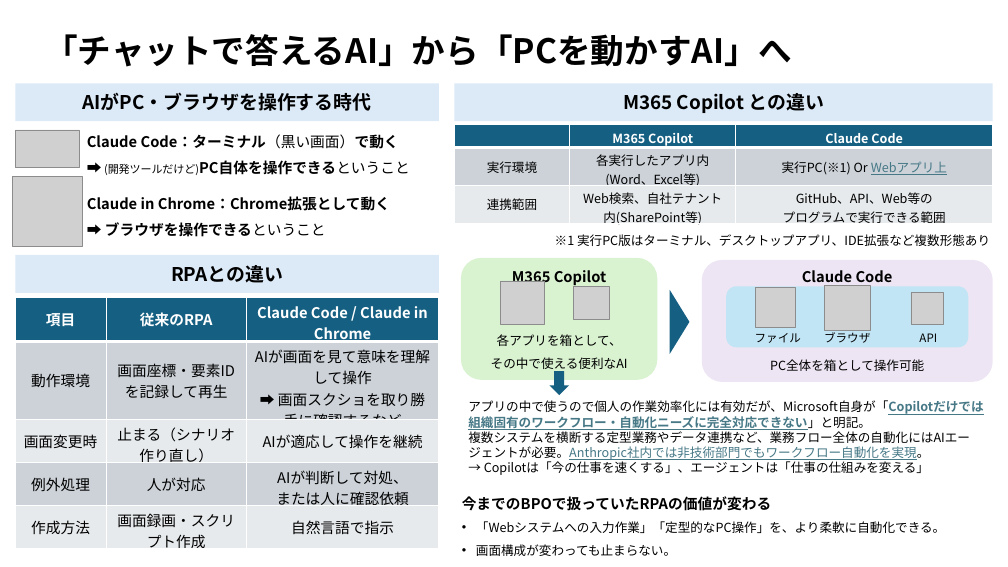
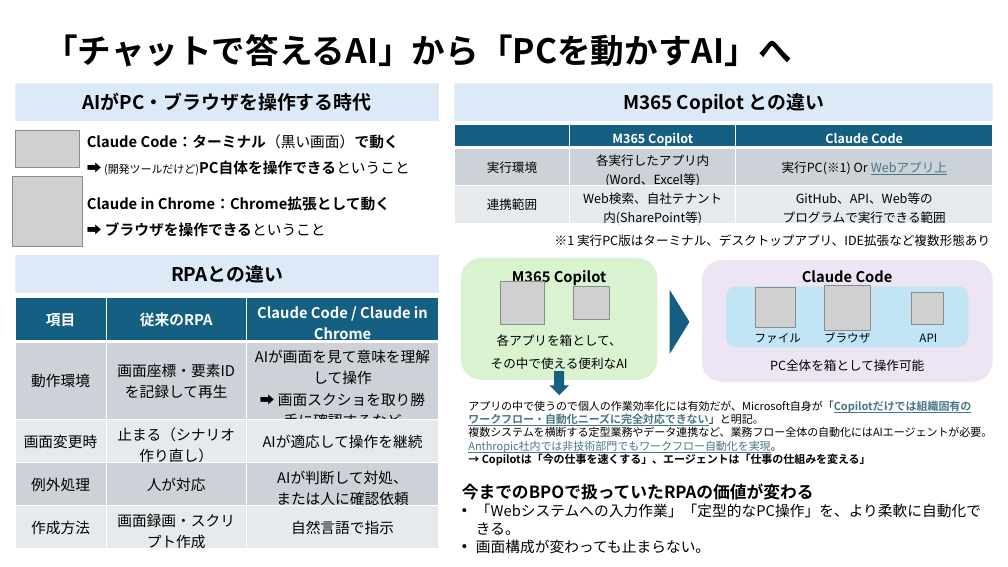
Before and after one commit to haits812/skills, a slide deck: slide 2 of プレゼンテーション1.pptx. Drawn at 1008x567 pixels with LibreOffice and Linux fonts; fonts in the diff are those of the drawing; grey boxes stand for pictures. Boxes give left, top, right and bottom in pixels: in the first picture for what was removed or moved away, otherwise in the second. Text is boxed around its words. In the diff, an @@ line names an element or a change of style, - is before the commit and + after.

```diff
--- a/プレゼンテーション1.pptx
+++ b/プレゼンテーション1.pptx
@@ text "アプリの中で使うので個人の作業効率化には有効だが、Microsoft自身が「Copilotだけでは組織固有のワークフロー ..." at (468, 400, 992, 466): size 12 to 10.5 pt; bold on in "→ Copilotは「今の仕事を速くする」、エージェントは「仕事の仕組みを変える」" @@
@@ text "今までのBPOで扱っていたRPAの価値が変わる" at (462, 483, 981, 554): size 14 to 16 pt in "今までのBPOで扱っていたRPAの価値が変わる"; size 12 to 14 pt in "「Webシステムへの入力作業」「定型的なPC操作」を、より柔軟に自動化できる。", "画面構成が変わっても止まらない。"; line spacing 1.5 to 1 @@
```
Also in this commit, not shown: 2 other slides changed.
